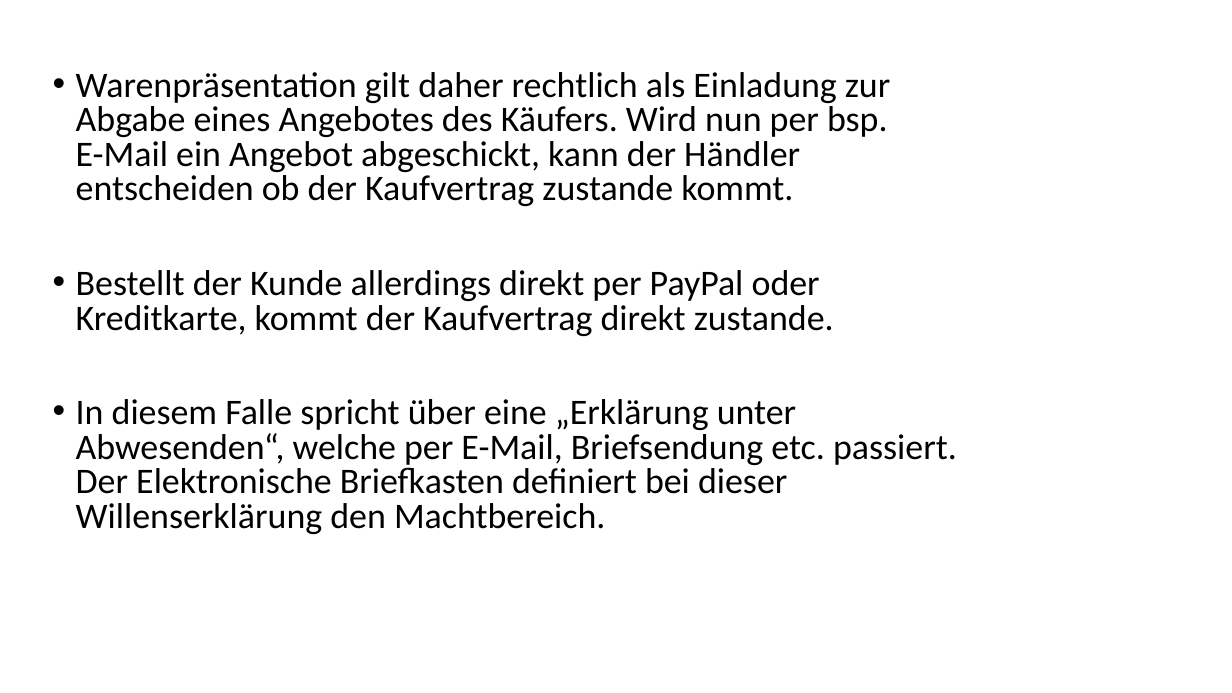
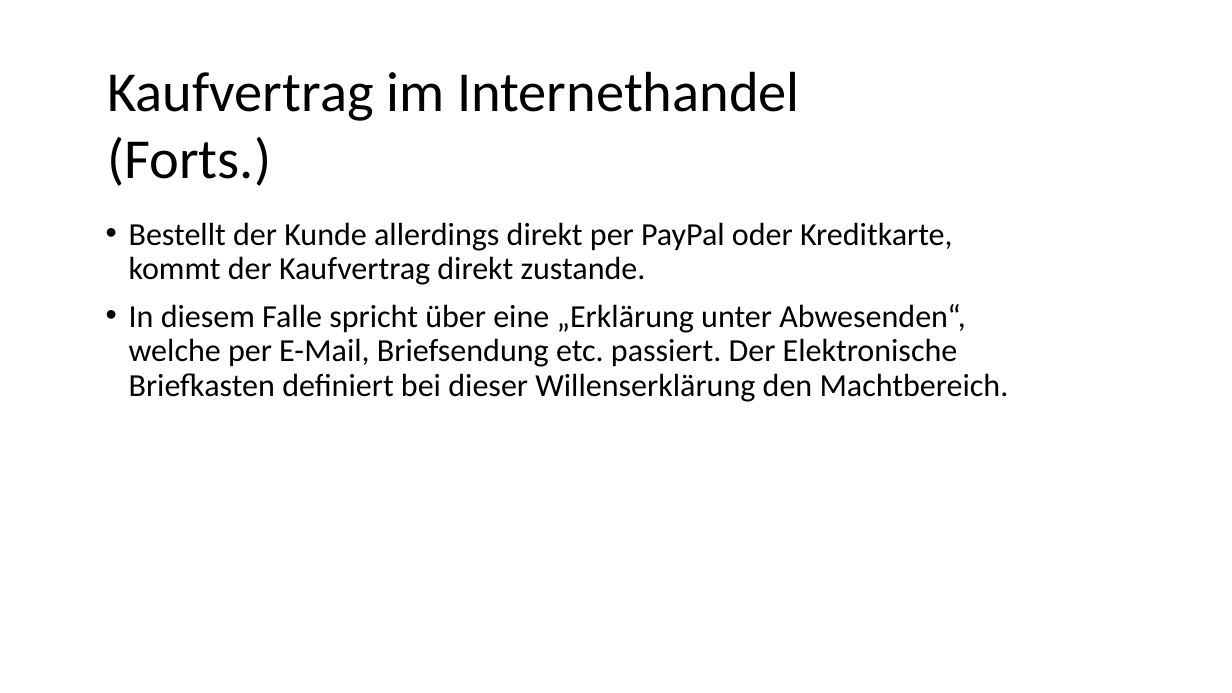
Before and after one commit to BenniGER/homework, a slide deck: slide 12 of e-commerce1.pptx. Drawn at 1232x693 pixels with LibreOffice and Linux fonts; fonts in the diff are those of the drawing. Boxes give left, top, right and bottom in pixels: in the first picture for what was removed or moved away, otherwise in the second. Text is boxed around its words. In the diff, an @@ line names an element or a change of style, - is before the commit and + after.

```diff
--- a/e-commerce1.pptx
+++ b/e-commerce1.pptx
@@ text at (x1=76, y1=72, x2=890, y2=206): paragraph removed @@
-• Warenpräsentation gilt daher rechtlich als Einladung zur Abgabe eines Angebotes des Käufers. Wird nun per bsp. E-Mail ein Angebot abgeschickt, kann der Händler entscheiden ob der Kaufvertrag zustande kommt.
@@ text added at (x1=107, y1=71, x2=800, y2=186), 44 pt, text #000000 @@
+Kaufvertrag im Internethandel (Forts.)
@@ text "Bestellt der Kunde allerdings direkt ..." moved from (x1=76, y1=72, x2=957, y2=534) to (x1=129, y1=222, x2=1009, y2=402) @@
@@ text "Bestellt der Kunde allerdings direkt ..." at (x1=129, y1=222, x2=1009, y2=402): size 28 to 25 pt; line spacing 0.8 to 0.9 @@
```
Also in this commit, not shown: 7 other slides changed.
